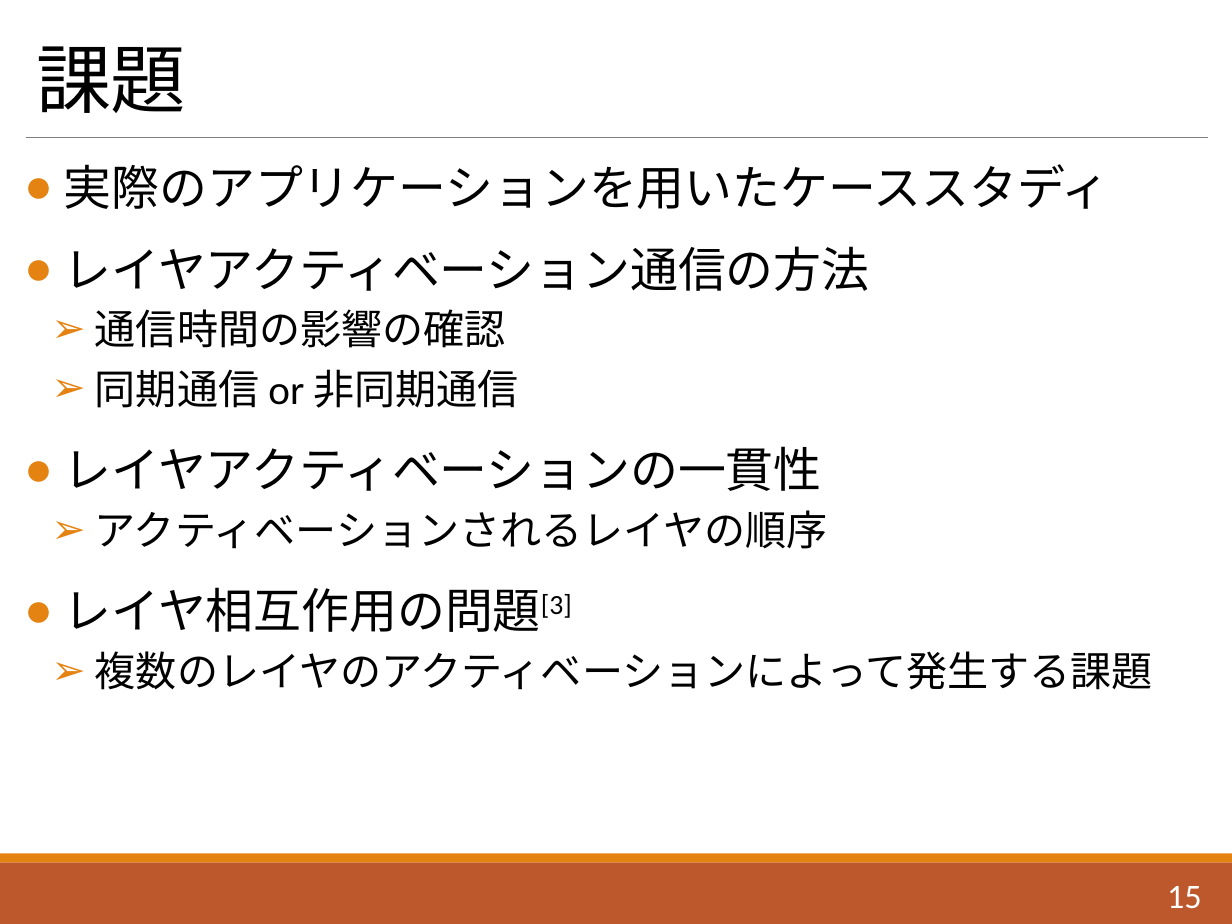
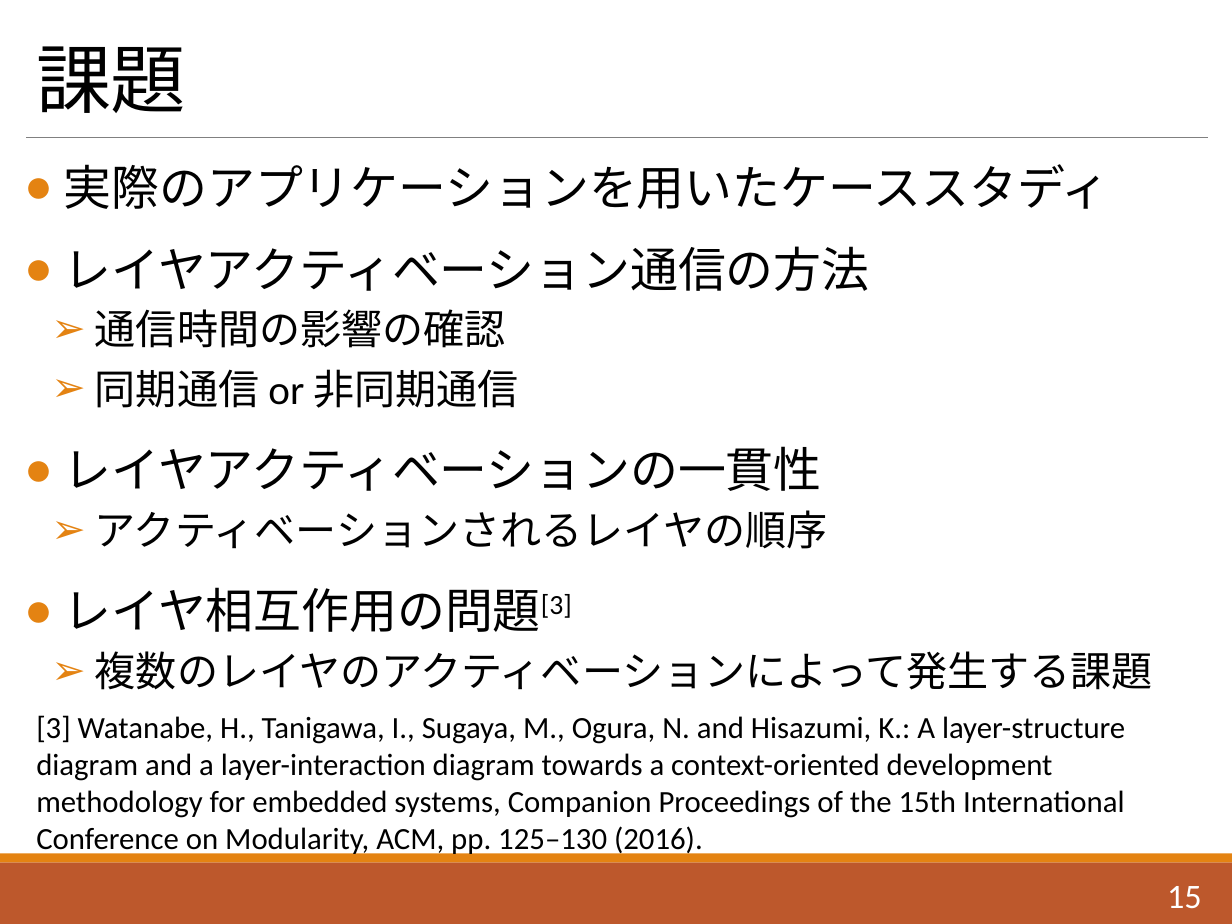
Before and after one commit to Saeki1120/Document, a slide deck: slide 16 of FLS/1120/ContextROS.pptx. Drawn at 1232x924 pixels with LibreOffice and Linux fonts; fonts in the diff are those of the drawing. Boxes give left, top, right and bottom in pixels: in the first picture for what was removed or moved away, otherwise in the second. Text is boxed around its words. In the diff, an @@ line names an element or a change of style, - is before the commit and + after.

```diff
--- a/FLS/1120/ContextROS.pptx
+++ b/FLS/1120/ContextROS.pptx
@@ text added at [36,715,1125,857], 18 pt, text #000000 @@
+[3] Watanabe, H., Tanigawa, I., Sugaya, M., Ogura, N. and Hisazumi, K.: A layer-structure diagram and a layer-interaction diagram towards a context-oriented development methodology for embedded systems, Companion Proceedings of the 15th International Conference on Modularity, ACM, pp. 125–130 (2016).
```
Also in this commit, not shown: 5 other slides changed, 2 slides added.
